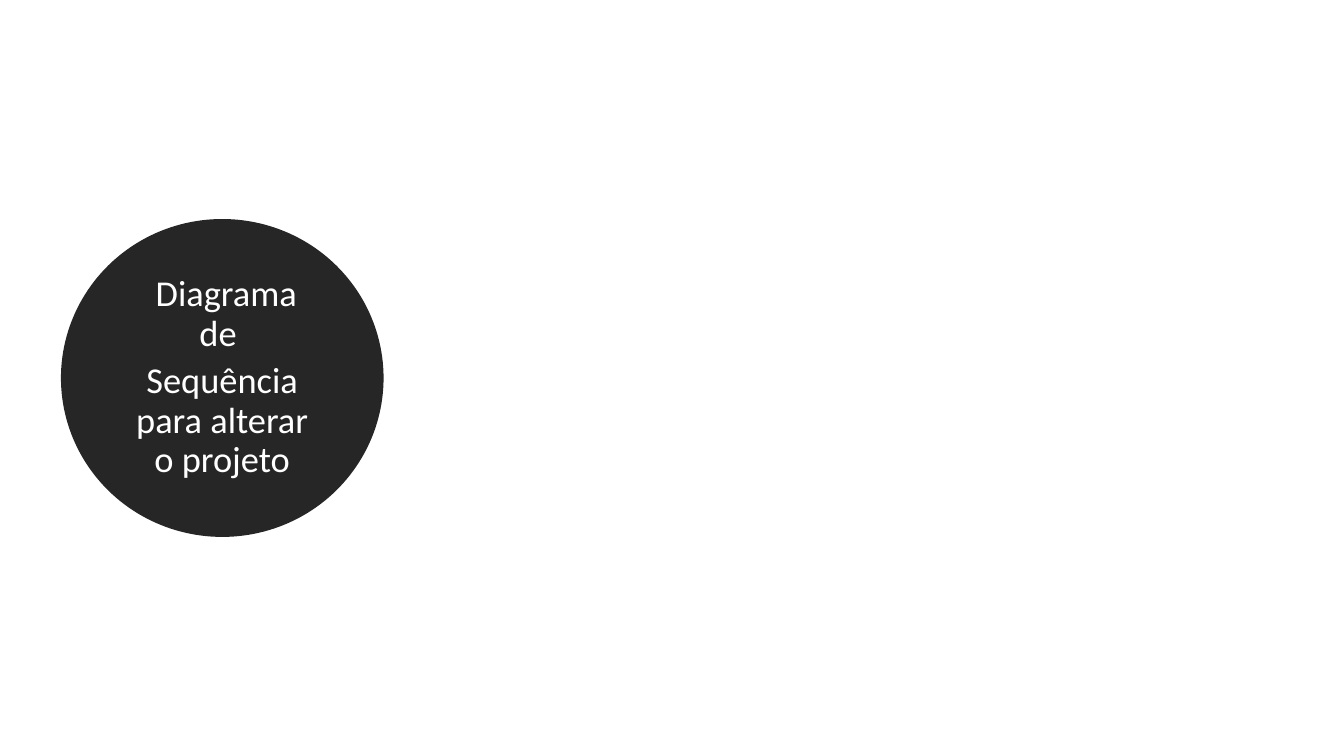
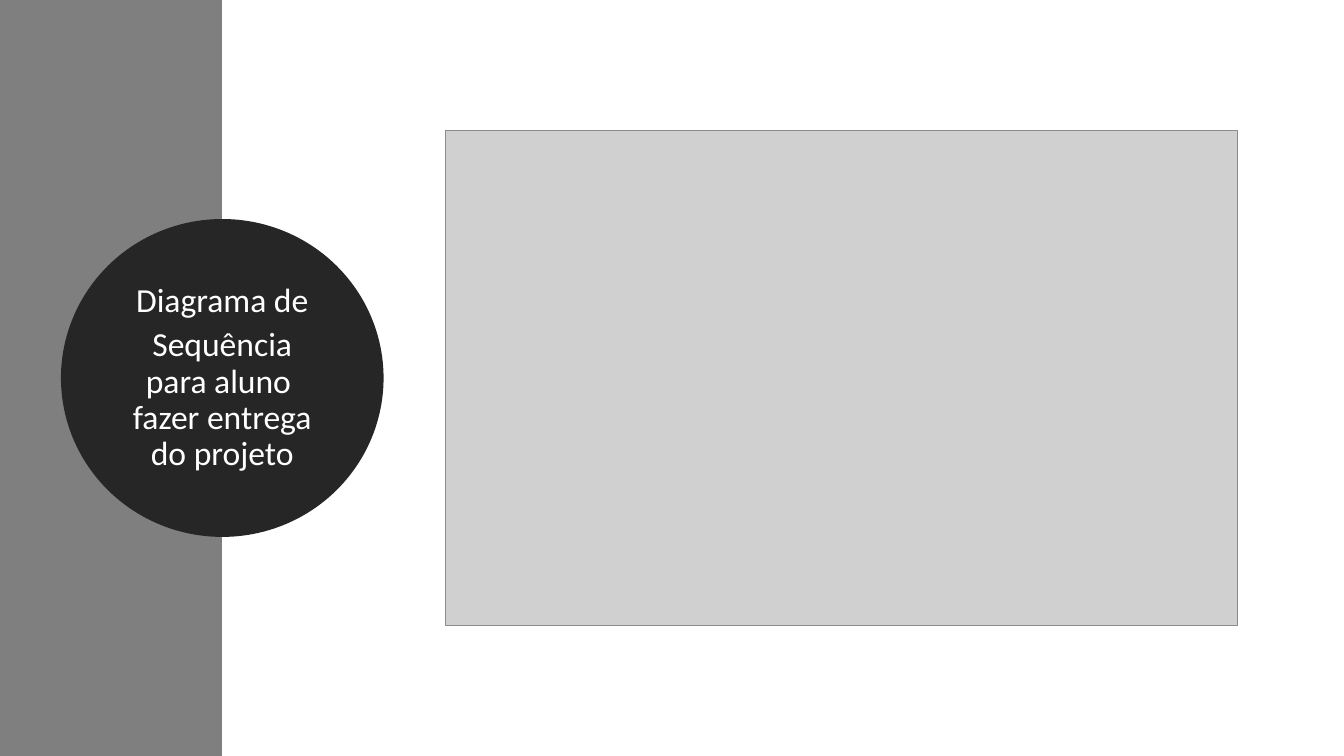
Before and after one commit to giraudgabriel/Projeto-Antenas, a slide deck: slide 15 of diagramas/Requisitos.pptx (slide 14 before the commit). Drawn at 1344x756 pixels with LibreOffice and Linux fonts; fonts in the diff are those of the drawing; grey boxes stand for pictures. Boxes give left, top, right and bottom in pixels: in the first picture for what was removed or moved away, otherwise in the second. Text is boxed around its words. In the diff, an @@ line names an element or a change of style, - is before the commit and + after.

```diff
--- a/diagramas/Requisitos.pptx
+++ b/diagramas/Requisitos.pptx
@@ rectangle added at <box>0,0,222,756</box>, fill #7F7F7F @@
@@ picture added at <box>446,130,1238,625</box> @@
@@ text in ellipse at <box>136,288,308,318</box>: size 26 to 24 pt in "Diagrama de" @@
@@ text in ellipse at <box>133,333,312,471</box>: text changed; size 26 to 24 pt @@
-Sequência para alterar o projeto
+Sequência para aluno fazer entrega do projeto
```
Also in this commit, not shown: 7 other slides changed, 7 slides removed.
